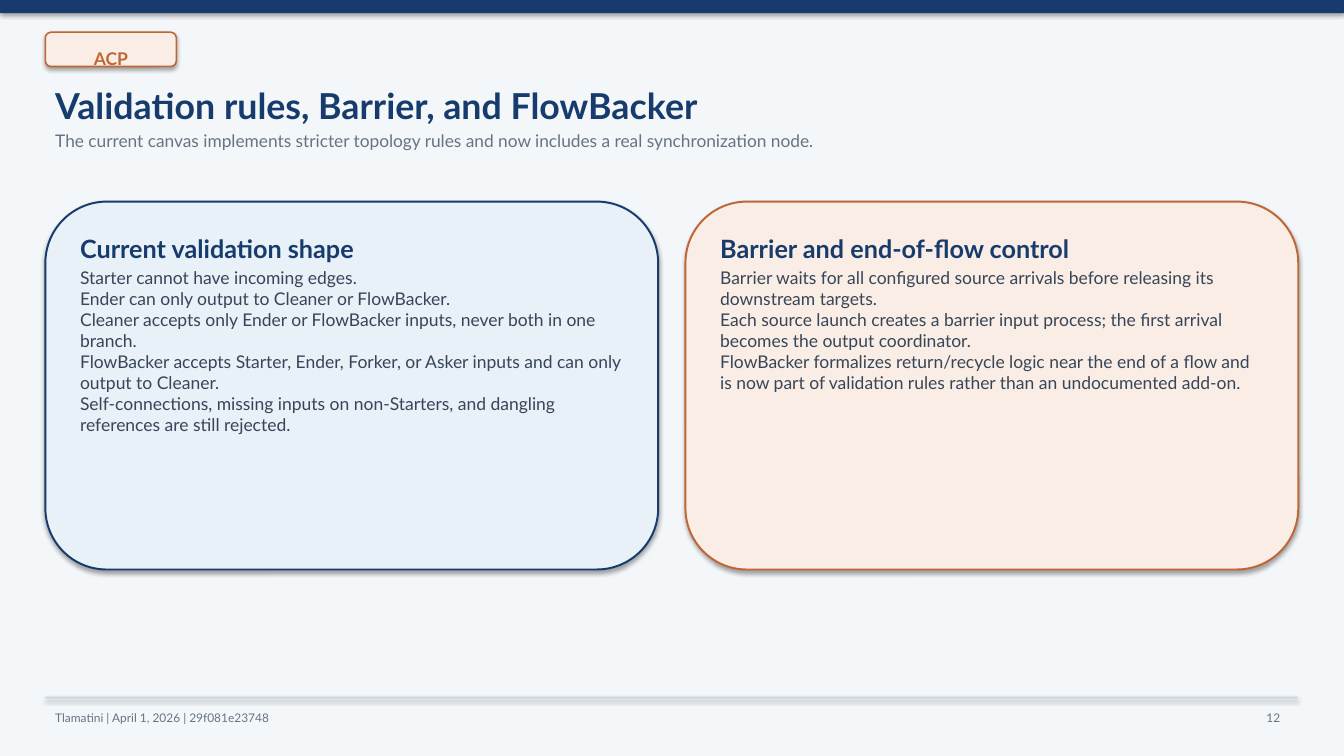
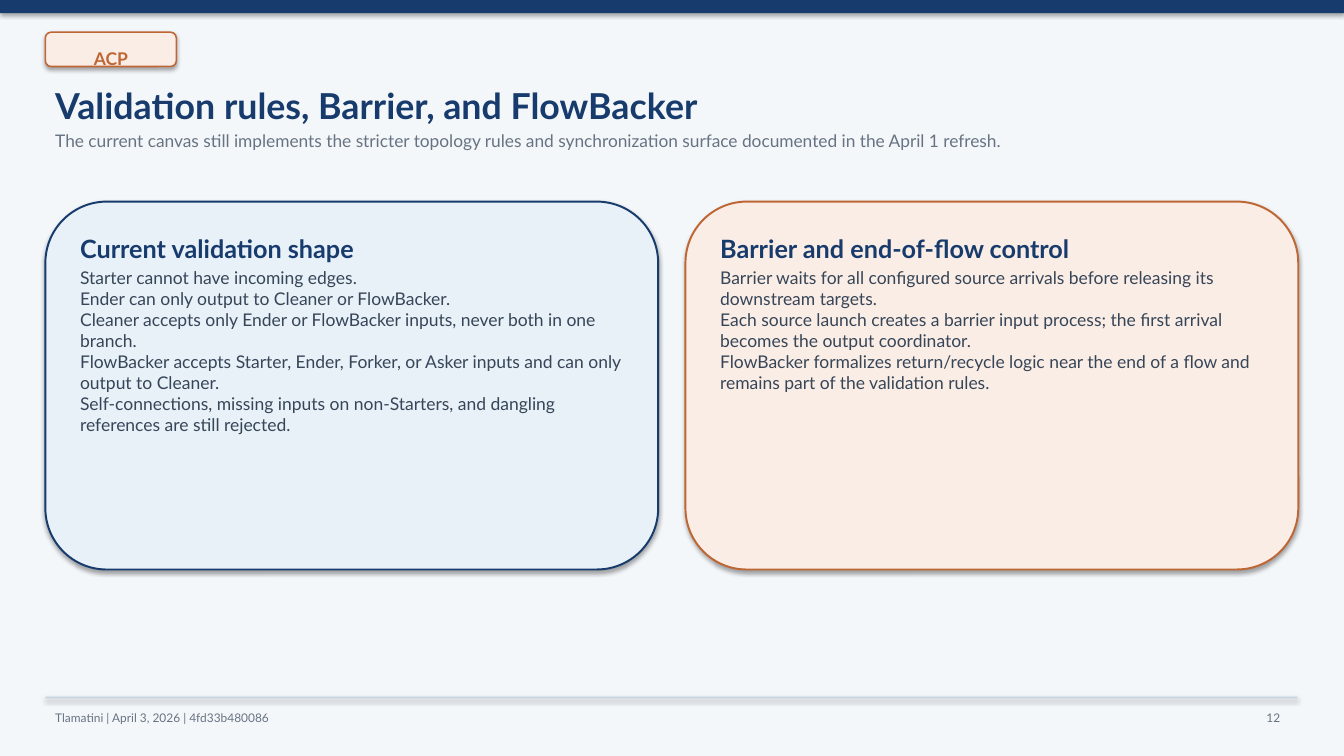
Before and after one commit to XAIHT/Tlamatini, a slide deck: slide 12 of Tlamatini_eXtended_Artificial_Intelligence_Humanly_Tempered.pptx. Drawn at 1344x756 pixels with LibreOffice and Linux fonts; fonts in the diff are those of the drawing. Boxes give left, top, right and bottom in pixels: in the first picture for what was removed or moved away, otherwise in the second. Text is boxed around its words. In the diff, an @@ line names an element or a change of style, - is before the commit and + after.

Commit message:
Updating README.md, Summary PDF, and PPT of Tlamatini, by angelahack1

```diff
--- a/Tlamatini_eXtended_Artificial_Intelligence_Humanly_Tempered.pptx
+++ b/Tlamatini_eXtended_Artificial_Intelligence_Humanly_Tempered.pptx
@@ text at [55,134,1000,150]: text changed @@
-The current canvas implements stricter topology rules and now includes a real synchronization node.
+The current canvas still implements the stricter topology rules and synchronization surface documented in the April 1 refresh.
@@ text in rounded rectangle at [720,355,1249,392]: text changed @@
-FlowBacker formalizes return/recycle logic near the end of a flow and is now part of validation rules rather than an undocumented add-on.
+FlowBacker formalizes return/recycle logic near the end of a flow and remains part of the validation rules.
@@ text at [55,713,269,724]: text changed @@
-Tlamatini | April 1, 2026 | 29f081e23748
+Tlamatini | April 3, 2026 | 4fd33b480086
```
Also in this commit, not shown: 16 other slides changed, 4 slides added, 4 slides removed, 2 other files.
